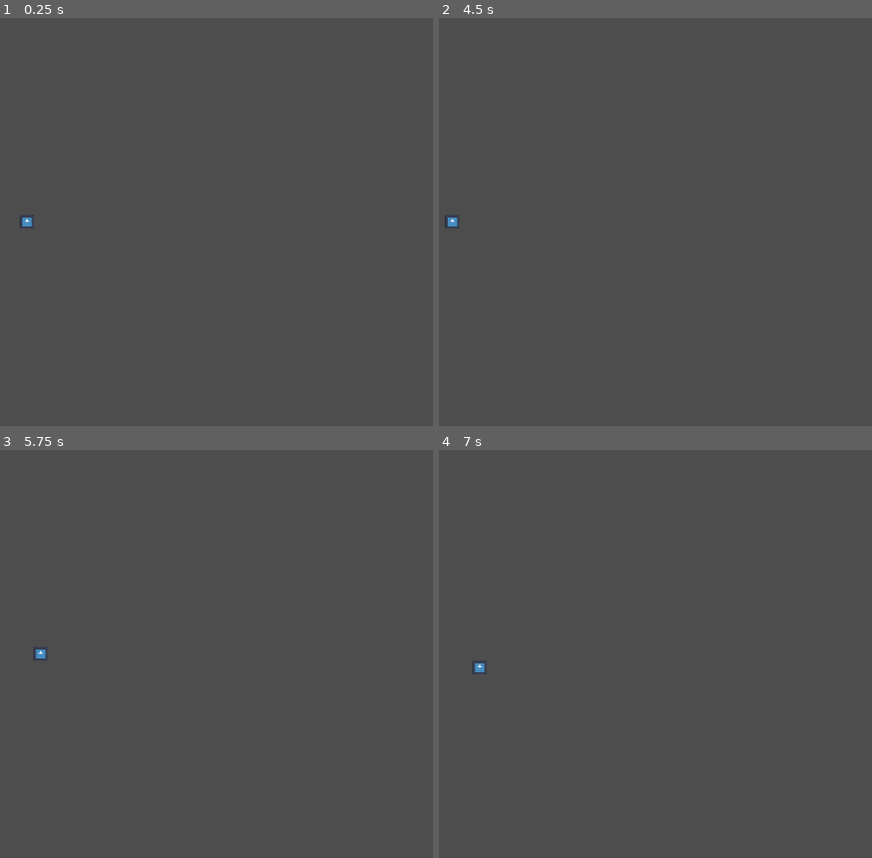
Above: before the commit, frames 1-4 (two rows, left to right).
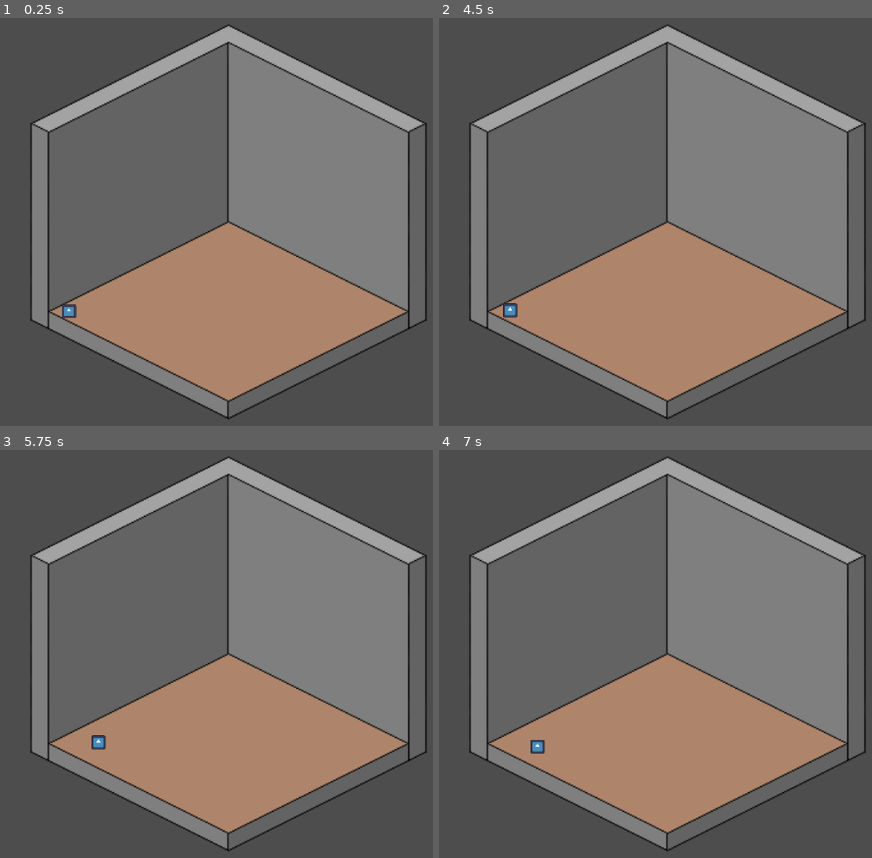
Above: after the commit, the same moments.

Repository: afourneaux/codename-matt-2026
Game: Godot game, scene res://scenes/game-root.tscn
Same seed, same stepped clock (60 frames per second), same inputs: the game is played once before the commit and once after it. The engine's default icon, where the game draws it, is replaced by a stand-in: a white triangle on a blue panel in a dark square.
Inputs:
- Up to frame 1 (0.25 s): no input
- Up to frame 2 (4.5 s): tap Enter at 0.5, 2, 3.5 s; tap A (a) at 0.6, 3.8, 4.35 s; tap D (d) at 0.8, 1.35 s; tap Space at 1.25, 2.75, 4.25 s; tap E (interact) at 1.55 s; hold E (interact) 2.03-2.78 s; tap S (s) at 2.3, 2.85 s; tap W (w) at 3.05, 3.6 s
- Up to frame 3 (5.75 s): tap D (d) at 4.55, 5.1 s; hold E (interact) from 5.03 s (still down)
- Up to frame 4 (7 s): release E (interact) at 5.78 s; tap E (interact) at 5.85 s; tap S (s) at 6.05, 6.6 s; tap W (w) at 6.8 s

The runs differ from the first frame. In frame 1, 44% of the frame differs, in the area x 4-99%, y 1-99%; in frame 2, 44%, in the area x 1-99%, y 1-99%; in frame 3, 44%; in frame 4, 44%.

Commit message:
Sized to room art

Diff:
--- a/scenes/game-root.tscn
+++ b/scenes/game-root.tscn
@@ -12,18 +12,24 @@
 # Called when the node enters the scene tree for the first time.
 func _ready() -> void:
 	#TODO Call from \"Start game\" logic
-	change_room(0)
+	change_room(-1, 0)
 
 
 # Called every frame. 'delta' is the elapsed time since the previous frame.
 func _process(delta: float) -> void:
 	pass
 
-func change_room(room_id: int):
+func change_room(door_pos: int, room_id: int):
 	if active_room:
 		active_room.queue_free()
 	active_room = Factory.create_room(room_id)
 	add_child(active_room)
+	if door_pos == -1:
+		# Initial spawn - room centre
+		var new_pos = Vector2(576,648)
+	else:
+		# Appear on opposite corner of entered door
+		var new_pos = (door_pos + 2) % 4
 "
 
 [node name="GameRoot" type="Node" unique_id=527814795]
--- a/scenes/rooms/door.tscn
+++ b/scenes/rooms/door.tscn
@@ -5,11 +5,11 @@
 script/source = "extends Area2D
 signal door_entered
 
-var door_target: int = -1
+var door_id: int = -1
 
 
 func _body_entered(body: Node2D) -> void:
-	door_entered.emit(door_target)
+	door_entered.emit(door_id)
 "
 
 [sub_resource type="CircleShape2D" id="CircleShape2D_ab2as"]
--- a/scenes/rooms/room.tscn
+++ b/scenes/rooms/room.tscn
@@ -1,4 +1,6 @@
 [gd_scene format=3 uid="uid://wyqmux4hy5mx"]
+
+[ext_resource type="Texture2D" uid="uid://bl2fif2jojeg2" path="res://assets/sprites/Room shape.png" id="1_l8042"]
 
 [sub_resource type="GDScript" id="GDScript_wnm2b"]
 resource_name = "RoomBase"
@@ -6,14 +8,15 @@
 
 
 var room_id
-var room_links = []
+var room_links = {}
 var interactions = []
 var image
 
 var door_positions = {
-	0: Vector2(175, 300),
-	1: Vector2(550, 50),
-	2: Vector2(925, 300)
+	0: Vector2(450, 400),
+	1: Vector2(700, 400),
+	2: Vector2(700, 500),
+	3: Vector2(450, 500)
 }
 
 
@@ -21,17 +24,18 @@
 
 func create_link(pos, target):
 	var door = door_obj.instantiate()
-	door.door_target = target
+	door.door_id = pos
 	door.position = door_positions[pos]
 	door.door_entered.connect(_on_door_entered)
 	$Doors.add_child(door)
+	room_links[pos] = target
 
 func create_interaction(posx, posy, interaction_id):
-	room_links.append({\"posx\": posx, \"posy\": posy, \"id\": interaction_id})
+	interactions.append({\"posx\": posx, \"posy\": posy, \"id\": interaction_id})
 	# TODO: Instantiate object
 
-func _on_door_entered(door_target):
-	print(\"Entered door: %s\" % door_target)
+func _on_door_entered(door_id):
+	print(\"Entered door %s to room %s\" % [door_id, room_links[door_id]])
 
 # Called when the node enters the scene tree for the first time.
 func _ready() -> void:
@@ -48,57 +52,51 @@
 [node name="Room" type="Node2D" unique_id=426979371]
 script = SubResource("GDScript_wnm2b")
 
+[node name="BGImage" type="TextureRect" parent="." unique_id=825369605]
+anchors_preset = 15
+anchor_right = 1.0
+anchor_bottom = 1.0
+offset_right = 1152.0
+offset_bottom = 648.0
+grow_horizontal = 2
+grow_vertical = 2
+texture = ExtResource("1_l8042")
+
 [node name="Walls" type="Node2D" parent="." unique_id=2053772779]
 
-[node name="Corner0" type="Area2D" parent="Walls" unique_id=1036621646]
-position = Vector2(275, 150)
-rotation = 2.3561945
+[node name="Corner0" type="StaticBody2D" parent="Walls" unique_id=75386286]
+position = Vector2(475.00003, 376)
+rotation = 2.7052603
 scale = Vector2(0.99999994, 0.99999994)
-
-[node name="StaticBody2D" type="StaticBody2D" parent="Walls/Corner0" unique_id=642653492]
-
-[node name="CollisionShape2D" type="CollisionShape2D" parent="Walls/Corner0/StaticBody2D" unique_id=804842876]
-shape = SubResource("WorldBoundaryShape2D_ab2as")
+metadata/_edit_group_ = true
 
 [node name="CollisionShape2D" type="CollisionShape2D" parent="Walls/Corner0" unique_id=1679859034]
 shape = SubResource("WorldBoundaryShape2D_ab2as")
 
-[node name="Corner1" type="Area2D" parent="Walls" unique_id=1527257151]
-position = Vector2(825, 150)
-rotation = -2.5307274
+[node name="Corner1" type="StaticBody2D" parent="Walls" unique_id=2093978491]
+position = Vector2(689, 380)
+rotation = 3.577925
 scale = Vector2(0.99999994, 0.99999994)
+metadata/_edit_group_ = true
 
 [node name="CollisionShape2D" type="CollisionShape2D" parent="Walls/Corner1" unique_id=2105026049]
 shape = SubResource("WorldBoundaryShape2D_ab2as")
 
-[node name="StaticBody2D" type="StaticBody2D" parent="Walls/Corner1" unique_id=416735356]
-
-[node name="CollisionShape2D" type="CollisionShape2D" parent="Walls/Corner1/StaticBody2D" unique_id=900409834]
-shape = SubResource("WorldBoundaryShape2D_ab2as")
-
-[node name="Corner2" type="Area2D" parent="Walls" unique_id=1784473287]
-position = Vector2(275, 450)
-rotation = 0.7853982
+[node name="Corner2" type="StaticBody2D" parent="Walls" unique_id=821945150]
+position = Vector2(439, 518)
+rotation = 0.43633232
 scale = Vector2(0.99999994, 0.99999994)
+metadata/_edit_group_ = true
 
 [node name="CollisionShape2D" type="CollisionShape2D" parent="Walls/Corner2" unique_id=1222923729]
 shape = SubResource("WorldBoundaryShape2D_ab2as")
 
-[node name="StaticBody2D" type="StaticBody2D" parent="Walls/Corner2" unique_id=539504750]
-
-[node name="CollisionShape2D" type="CollisionShape2D" parent="Walls/Corner2/StaticBody2D" unique_id=1314492110]
-shape = SubResource("WorldBoundaryShape2D_ab2as")
-
-[node name="Corner3" type="Area2D" parent="Walls" unique_id=1595982040]
-position = Vector2(825, 450)
-rotation = -0.9599312
+[node name="Corner3" type="StaticBody2D" parent="Walls" unique_id=555312295]
+position = Vector2(733.99994, 506)
+rotation = 5.846853
+metadata/_edit_group_ = true
 
 [node name="CollisionShape2D" type="CollisionShape2D" parent="Walls/Corner3" unique_id=1149827835]
 shape = SubResource("WorldBoundaryShape2D_ab2as")
 
-[node name="StaticBody2D" type="StaticBody2D" parent="Walls/Corner3" unique_id=1239828177]
-
-[node name="CollisionShape2D" type="CollisionShape2D" parent="Walls/Corner3/StaticBody2D" unique_id=792657409]
-shape = SubResource("WorldBoundaryShape2D_ab2as")
-
 [node name="Doors" type="Node2D" parent="." unique_id=248849954]
